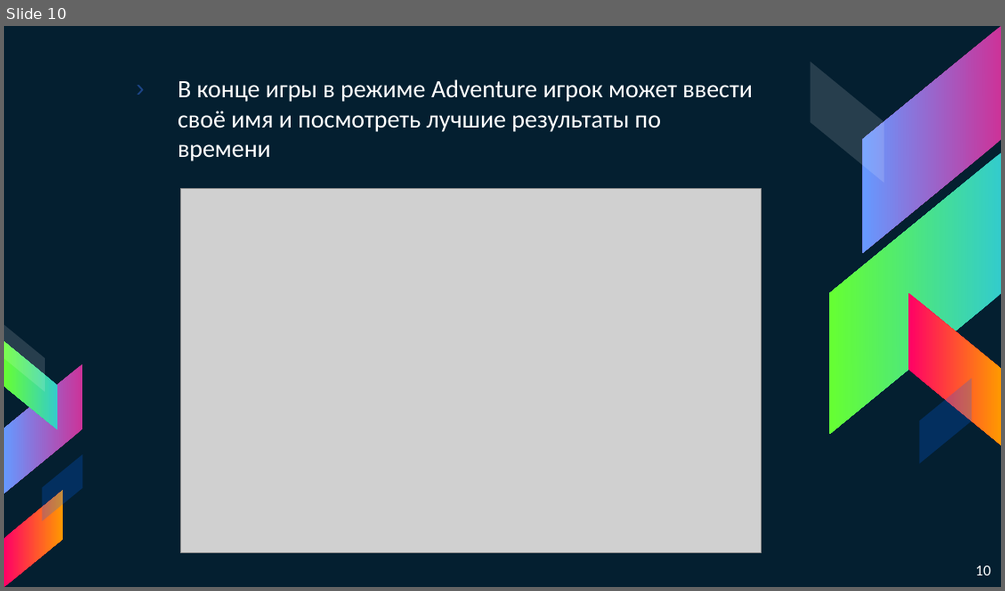
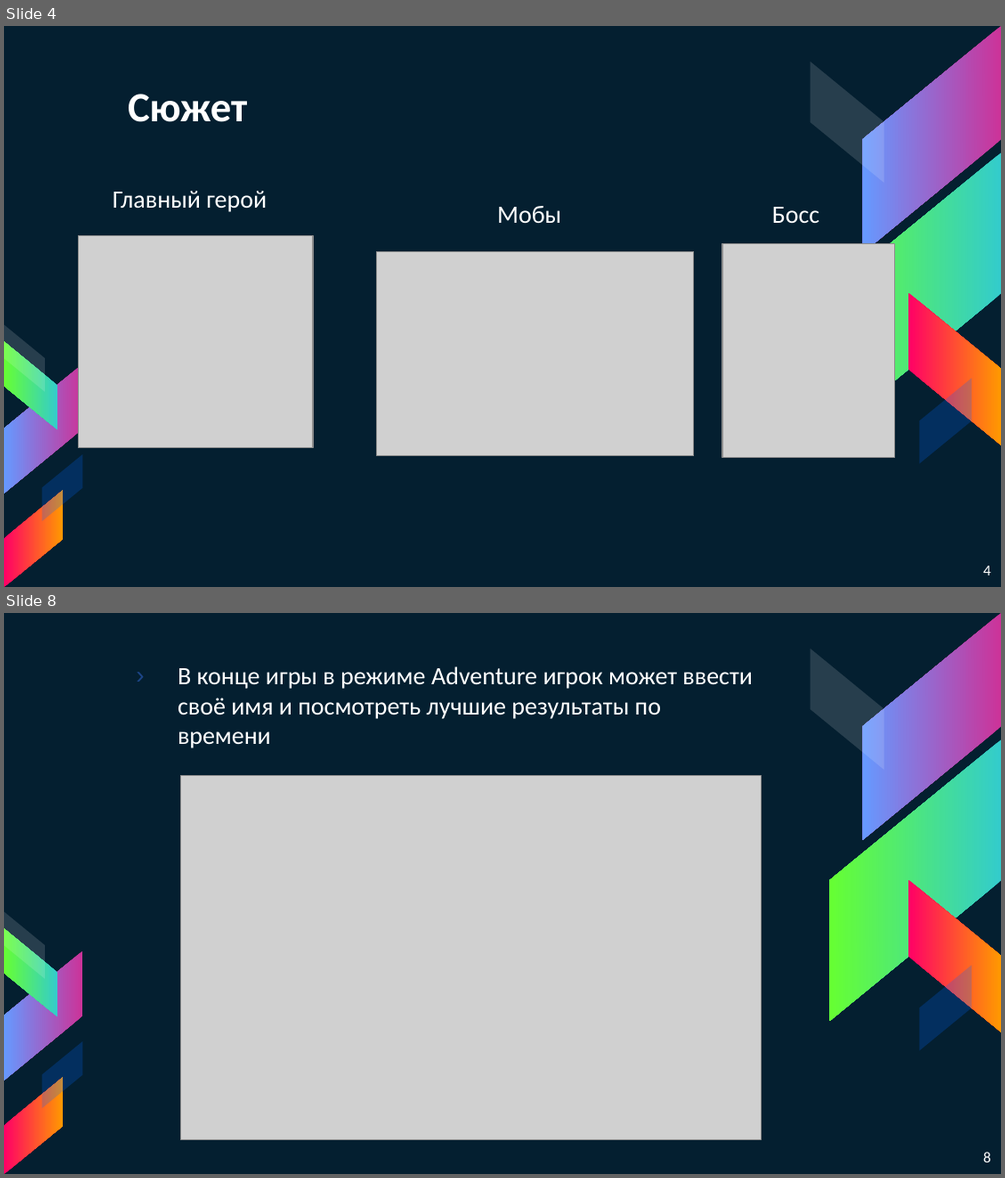
Before and after one commit to RomanRodionov/TheGame, a slide deck: Presentation.pptx. Shown one above the other, each under a label of ours: slide 10 before the commit, slides 4 and 8 after it; the slides between them are not shown. The pictures are 1005x591 and 1005x1178 pixels, drawn with LibreOffice and Linux fonts; fonts in the diff are those of the drawing; grey boxes stand for pictures. Boxes give left, top, right and bottom in pixels: in the first picture for what was removed or moved away, otherwise in the second. Text is boxed around its words. In the diff, an @@ line names an element or a change of style, - is before the commit and + after.

```diff
--- a/Presentation.pptx
+++ b/Presentation.pptx
@@ slide 4 added at box(4, 26, 1001, 587), background #041F30; not listed: 10 template elements that a slide beside it also shows @@
@@ title added at box(128, 94, 247, 122), 30 pt, text #FFFFFF, bold @@
+Сюжет
@@ text added at box(113, 191, 267, 212), 18 pt, text #FFFFFF @@
+Главный герой
@@ text added at box(497, 206, 561, 224), 18 pt, text #FFFFFF @@
+Мобы
@@ text added at box(772, 207, 819, 223), 18 pt, text #FFFFFF @@
+Босс
@@ picture added at box(79, 235, 313, 448) @@
@@ picture added at box(377, 251, 694, 456) @@
@@ picture added at box(721, 243, 894, 457) @@
@@ page number added at box(983, 565, 991, 575), 11 pt, text #FFFFFF @@
+4
@@ what was slide 10 is now slide 8 @@
@@ page number at box(983, 1151, 991, 1162): text changed @@
-10
+8
```
Also in this commit, not shown: 5 slides changed, 4 other slides added, 5 slides removed, 4 other files.
